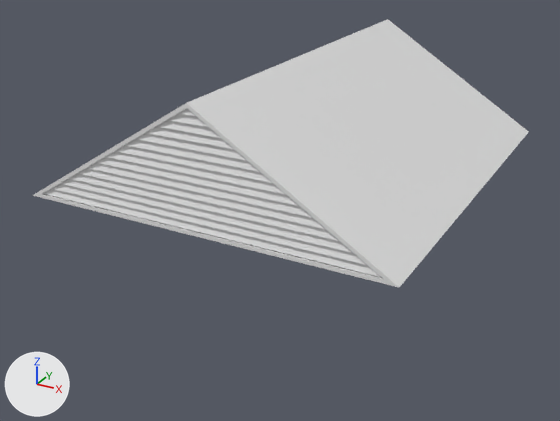
The Blender file NCEA Game 2024/Blender/betterhouse.blend: old version first, new version second.
One viewpoint serves both versions: a camera (50 mm lens) standing at (13.1, -26.0, 14.0) and looking at (-0.5, -1.3, 1.7). The axes (+X, +Y, +Z) are drawn at lower left. The lights are the same throughout.

Before the edit, the objects in view are built like this:
```python
me_plane = bpy.data.meshes.new('Plane')
me_plane.from_pydata(...)  # 791 vertices, 866 faces, 2 loose edges; spans x -6.5..6.5, y -8.5..8.4, z -0.5..3.5
# faces by material slot: [863, 3]
me_plane.materials.append(mat_material_001)  # white #e7e7e7
me_plane.materials.append(mat_material_002)  # white #e7e7e7
me_plane_001 = bpy.data.meshes.new('Plane.001')
me_plane_001.from_pydata(...)  # 258 vertices, 197 faces; spans x -6.9..6.9, y -9.1..6.8, z 0.0..4.3
ob_house_col = bpy.data.objects.new('House.col', me_plane)
ob_house_col.location = (0.0, 0.0, 0.0)
ob_house_col.hide_set(True)
ob_roof_col = bpy.data.objects.new('Roof.col', me_plane_001)
ob_roof_col.location = (0.0, 1.12, 3.48)
```
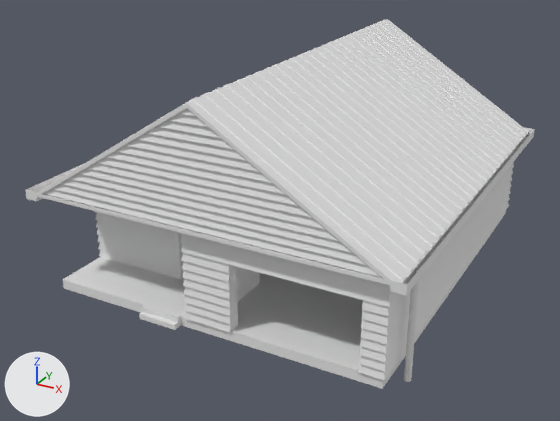
What differs and where, as boxes (x1, y1, x2, y2) in the pictures (560 x 421 px):
'House.col', shown: after (62, 163, 514, 402)
'Gutters', added: after (25, 128, 535, 382)

What the commit changed:
Mesh me_plane_003 is new.
It has 148 vertices, 78 faces and spans x -0.2..14.1, y -7.9..7.9, z -4.0..0.4.
Object 'House.col' (ob_house_col) is now shown.
Object 'Gutters' (ob_gutters) is new; it shows me_plane_003.
Its location is (-6.95, 0.0, 3.28).
